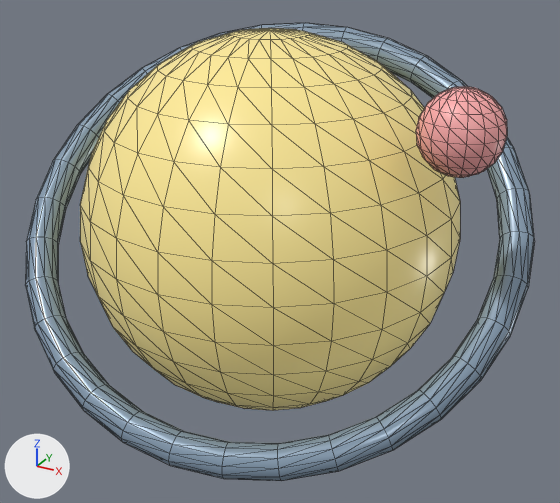
An edit to the glTF model assets/models/quark.glb, drawn before and after from the same camera.
The view is the same before and after, from a camera (50 mm lens) standing at (1.232, -2.174, 1.62) and looking at (0.048, -0.021, 0.544). Every picture has the same lights, and +X, +Y and +Z are marked at lower left. The first picture is the older version. Mesh edges are drawn as thin lines. Where no turn or scale is listed for an object, it has been applied to the vertices.

The first picture shows 'quark_quark_accent', 'quark_quark_gold', 'quark_quark_orbit'.
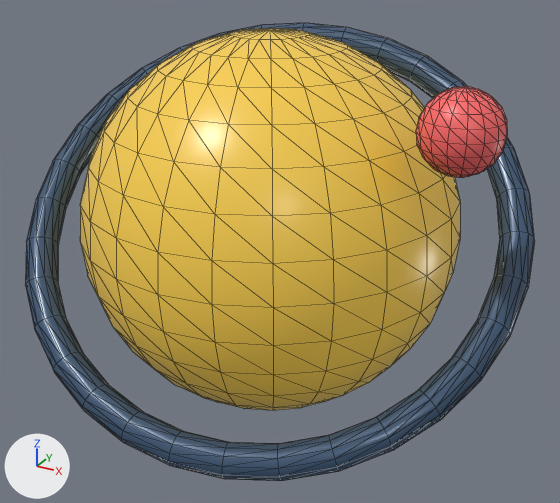
Location of each change, [x1, y1, x2, y2] in pixels of the pictures (560 x 503 px):
'quark_quark_gold', recoloured
    both: [80, 28, 460, 410]
'quark_quark_orbit', recoloured (darker)
    both: [25, 23, 535, 481]
'quark_quark_accent', recoloured (pink to red)
    both: [416, 87, 507, 178]

The change, as a diff of the scene's bpy script:
```diff
--- a/assets/models/quark.glb.py
+++ b/assets/models/quark.glb.py
@@ mat_quark_accent @@
 mat_quark_accent = principled_material('Quark accent')
-mat_quark_accent.base_color = (1.0, 0.42, 0.42)  # pink #ffadad
+mat_quark_accent.base_color = (1.0, 0.147, 0.147)  # red #ff6b6b
 mat_quark_accent.roughness = 0.38
@@ mat_quark_gold @@
 mat_quark_gold = principled_material('Quark gold')
-mat_quark_gold.base_color = (0.949, 0.788, 0.298)  # yellow #f9e694
+mat_quark_gold.base_color = (0.888, 0.584, 0.0723)  # yellow #f2c94c
 mat_quark_gold.roughness = 0.32
@@ mat_quark_orbit @@
 mat_quark_orbit = principled_material('Quark orbit')
-mat_quark_orbit.base_color = (0.255, 0.353, 0.467)  # greyish blue #8aa0b6
+mat_quark_orbit.base_color = (0.0529, 0.102, 0.184)  # dark blue #415a77
 mat_quark_orbit.metallic = 0.15
```
